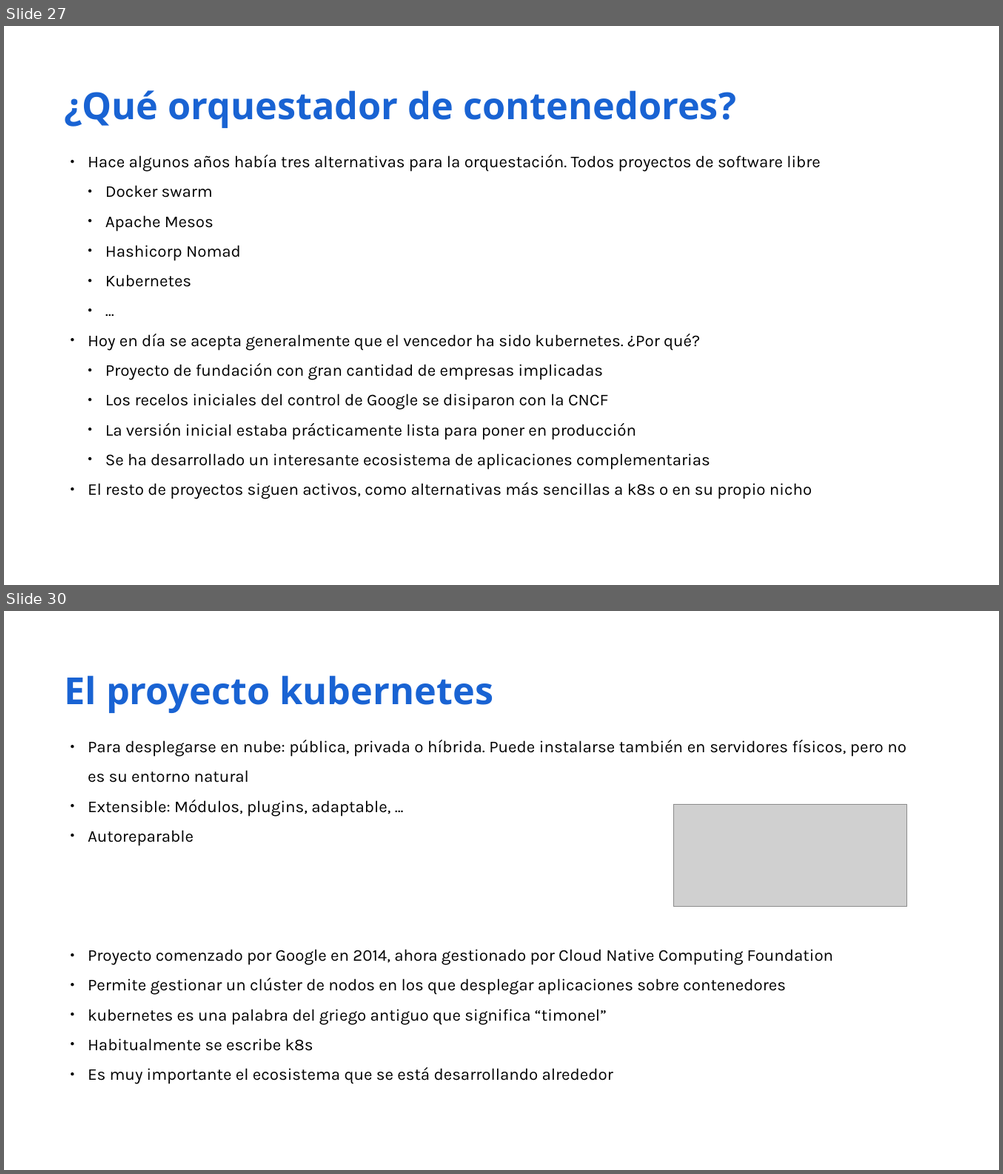
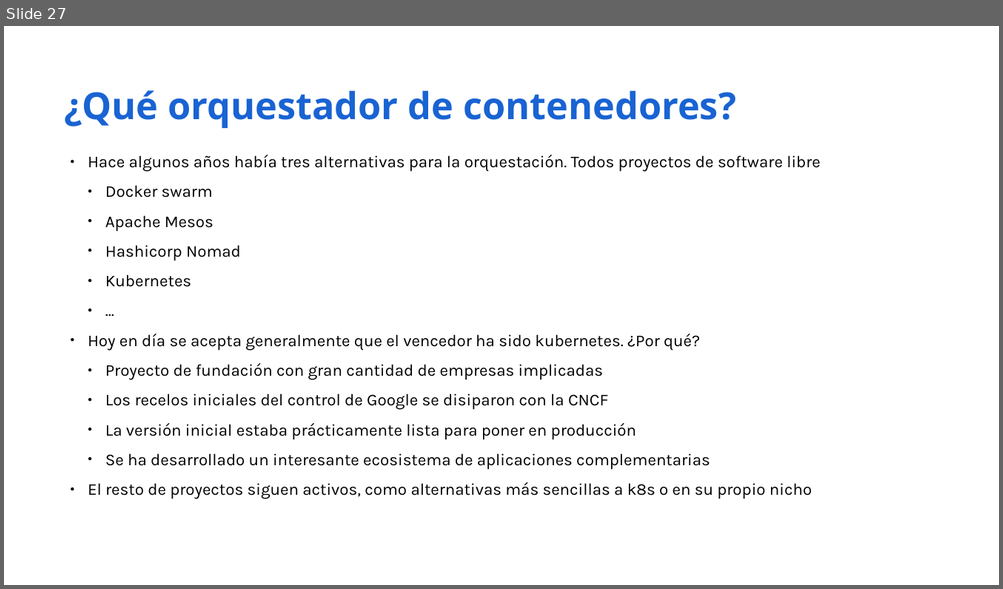
Before and after one commit to iesgn/kubernetes-storm, a slide deck: unidad1/presentacion_unidad1.odp. Shown one above the other, each under a label of ours: slides 27 and 30 before the commit, slide 27 after it; the slides between them are not shown. The pictures are 1003x1174 and 1003x589 pixels, drawn with LibreOffice and Linux fonts; fonts in the diff are those of the drawing; grey boxes stand for pictures. Boxes give left, top, right and bottom in pixels: in the first picture for what was removed or moved away, otherwise in the second. Text is boxed around its words. In the diff, an @@ line names an element or a change of style, - is before the commit and + after.

```diff
--- a/unidad1/presentacion_unidad1.odp
+++ b/unidad1/presentacion_unidad1.odp
@@ slide 30 removed at [4,611,999,1170], background #FFFFFF @@
@@ text removed at [64,675,494,713] @@
-El proyecto kubernetes
@@ text removed at [88,740,906,1085] @@
-● Para desplegarse en nube: pública, privada o híbrida. Puede instalarse también en servidores físicos, pero no es su entorno natural
-● Extensible: Módulos, plugins, adaptable, ...
-● Autoreparable
-● Proyecto comenzado por Google en 2014, ahora gestionado por Cloud Native Computing Foundation
-● Permite gestionar un clúster de nodos en los que desplegar aplicaciones sobre contenedores
-● kubernetes es una palabra del griego antiguo que significa “timonel”
-● Habitualmente se escribe k8s
-● Es muy importante el ecosistema que se está desarrollando alrededor
@@ picture removed at [674,805,907,906] @@
```
Also in this commit, not shown: 2 slides changed, 12 other slides removed, 42 other files.
